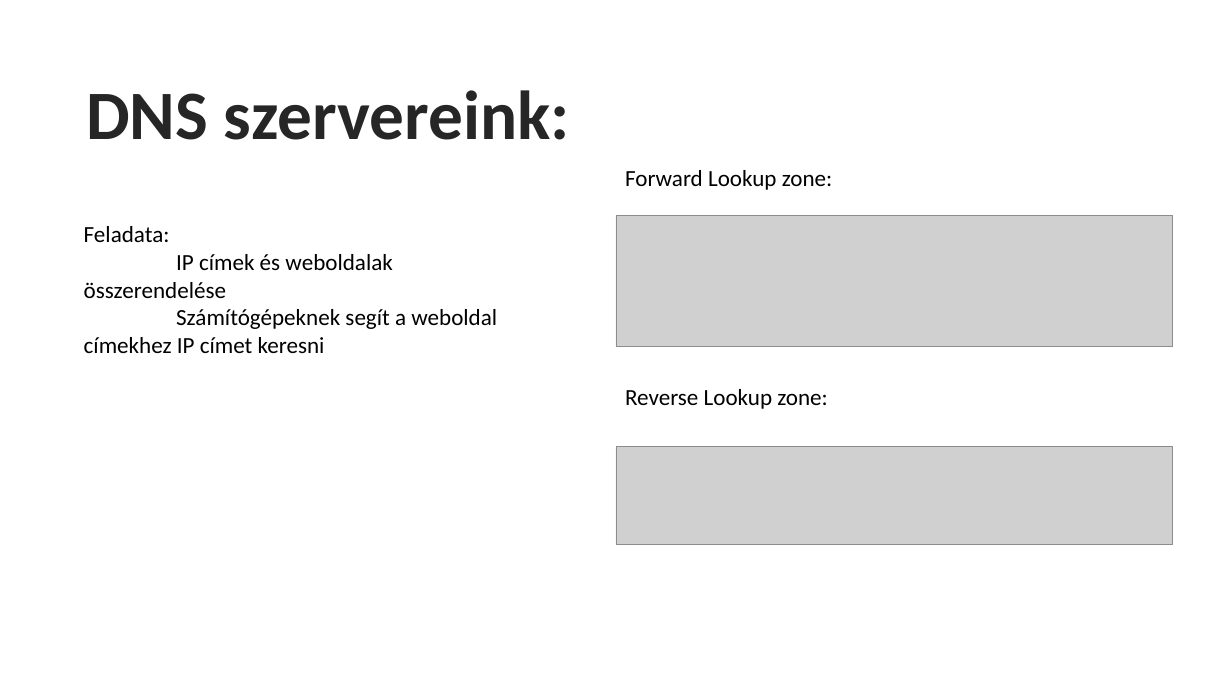
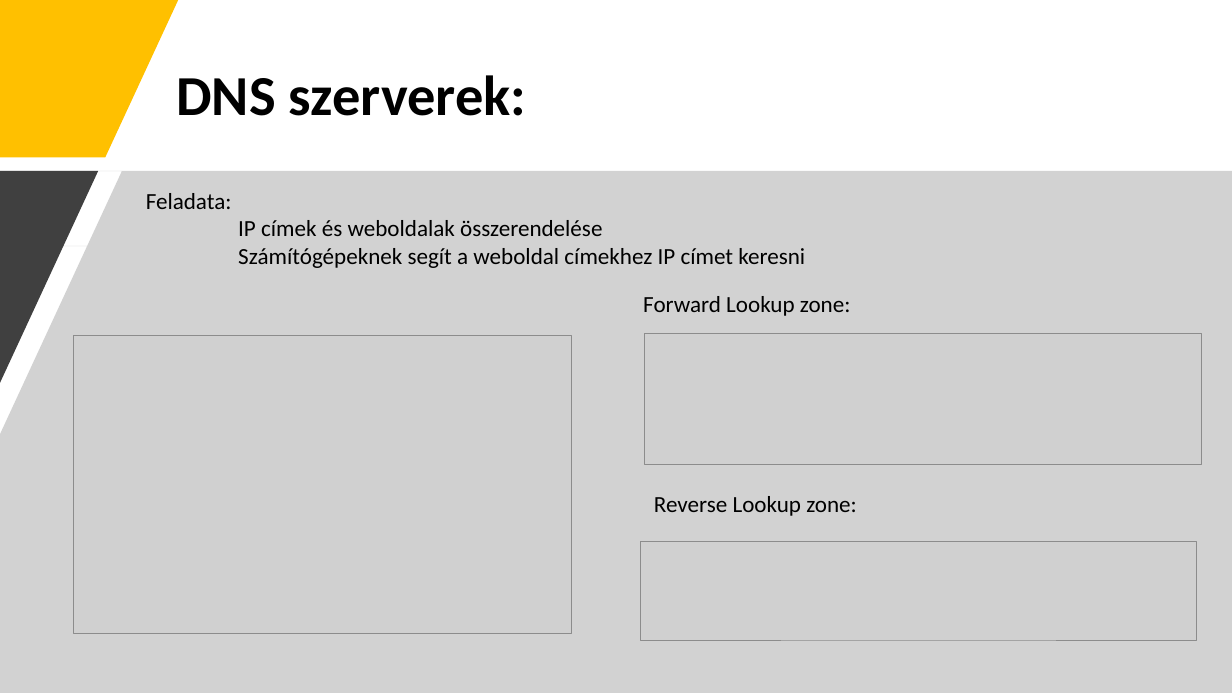
Before and after one commit to MatraBendi/Vizsga2022_IRU, a slide deck: slide 5 of Szerver bemutató.pptx. Drawn at 1232x693 pixels with LibreOffice and Linux fonts; fonts in the diff are those of the drawing; grey boxes stand for pictures. Boxes give left, top, right and bottom in pixels: in the first picture for what was removed or moved away, otherwise in the second. Text is boxed around its words. In the diff, an @@ line names an element or a change of style, - is before the commit and + after.

Commit message:
design

```diff
--- a/Szerver bemutató.pptx
+++ b/Szerver bemutató.pptx
@@ freeform shape added at box(0, 0, 178, 157), fill #FFC000 @@
@@ text "DNS szerverek:" at box(176, 75, 526, 116): vertical alignment top to middle @@
@@ text at box(176, 75, 526, 116): text changed; size 54 to 44 pt; text colour #262626 to #000000 @@
-DNS szervereink:
+DNS szerverek:
@@ freeform shape added at box(0, 171, 1232, 693), fill #A6A6A6 at 50% opacity @@
@@ freeform shape added at box(0, 171, 98, 383), fill #404040 @@
@@ text "Feladata:" rewrapped from box(84, 226, 497, 353) to box(146, 193, 805, 268) @@
@@ text "Forward Lookup zone:": place and size @@
-text "Forward Lookup zone:" at box(625, 170, 833, 190)
+text "Forward Lookup zone:" at box(643, 296, 851, 316)
@@ picture added at box(74, 335, 572, 634) @@
@@ picture: place and size @@
-picture at box(616, 215, 1173, 347)
+picture at box(645, 334, 1202, 465)
@@ text "Reverse Lookup zone:": place and size @@
-text "Reverse Lookup zone:" at box(625, 389, 828, 409)
+text "Reverse Lookup zone:" at box(654, 496, 857, 516)
@@ picture: place and size @@
-picture at box(616, 446, 1173, 544)
+picture at box(640, 542, 1197, 640)
```
Also in this commit, not shown: 9 other slides changed.
